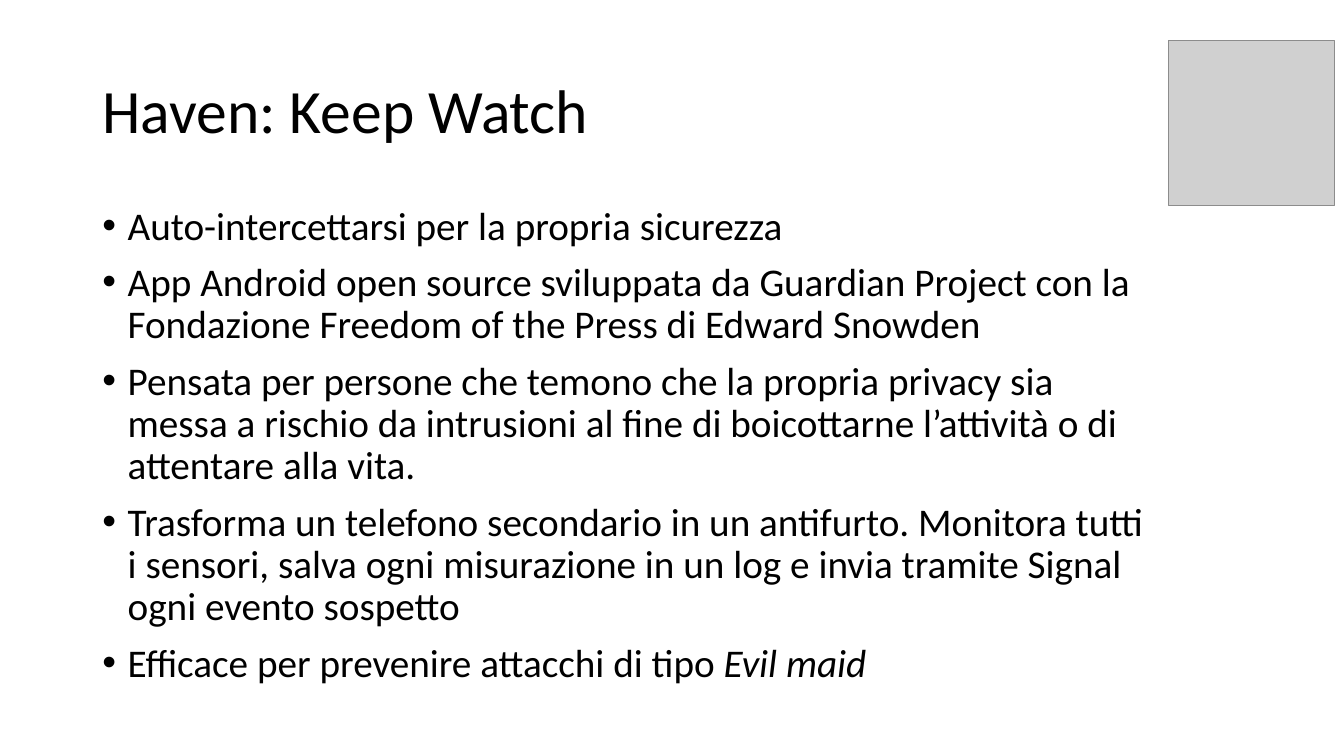
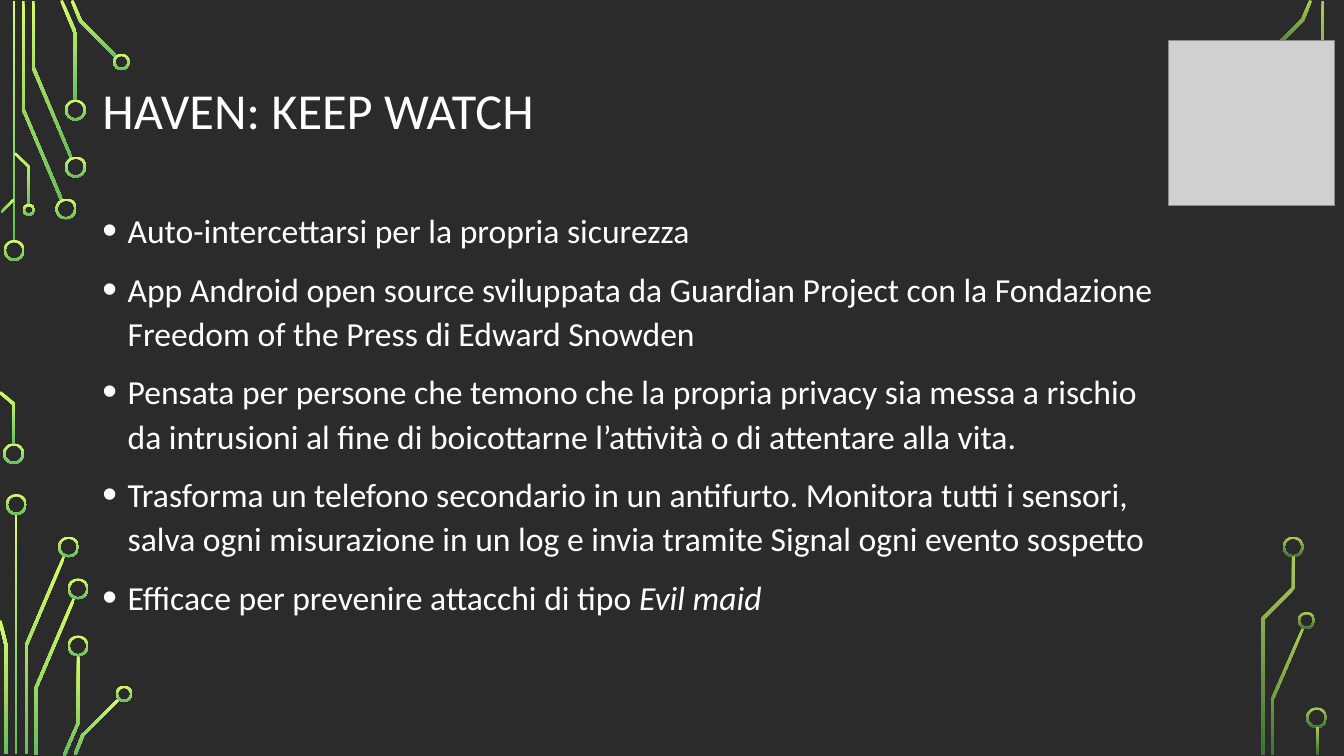
Before and after one commit to vinsan/TesiMagistrale, a slide deck: slide 6 of Le intercettazioni telefoniche in Android.odp. Drawn at 1344x756 pixels with LibreOffice and Linux fonts; fonts in the diff are those of the drawing; grey boxes stand for pictures; background and template pictures are left out; a plain dark background stands for a picture behind light text. Boxes give left, top, right and bottom in pixels: in the first picture for what was removed or moved away, otherwise in the second. Text is boxed around its words. In the diff, an @@ line names an element or a change of style, - is before the commit and + after.

```diff
--- a/Le intercettazioni telefoniche in Android.odp
+++ b/Le intercettazioni telefoniche in Android.odp
@@ background #FFFFFF to picture (left out) @@
@@ title at bbox=[102, 96, 534, 130]: text changed; size 44 to 36 pt; text colour #000000 to #FFFFFF @@
-Haven: Keep Watch
+HAVEN: KEEP WATCH
@@ text "Auto-intercettarsi per la propria sicurezza" at bbox=[128, 219, 1152, 616]: size 28 to 24 pt, text colour #000000 to #FFFFFF; line spacing 0.9 to 1.1; bullet colour #000000 to #FFFFFF @@
@@ group added at bbox=[0, 0, 1328, 756]: 34 freeform shapes @@
```
Also in this commit, not shown: 9 other slides changed, 2 slides added, 2 slides removed.
